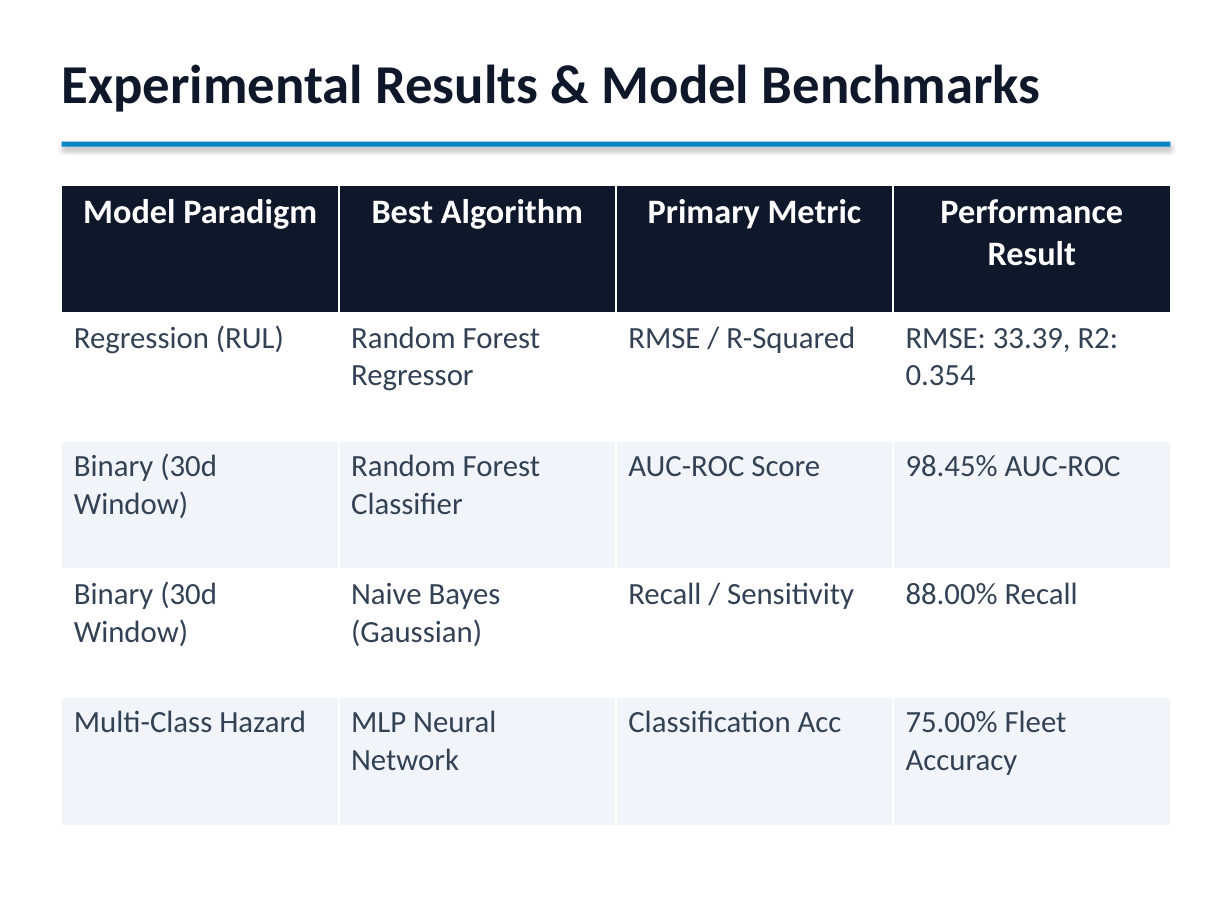
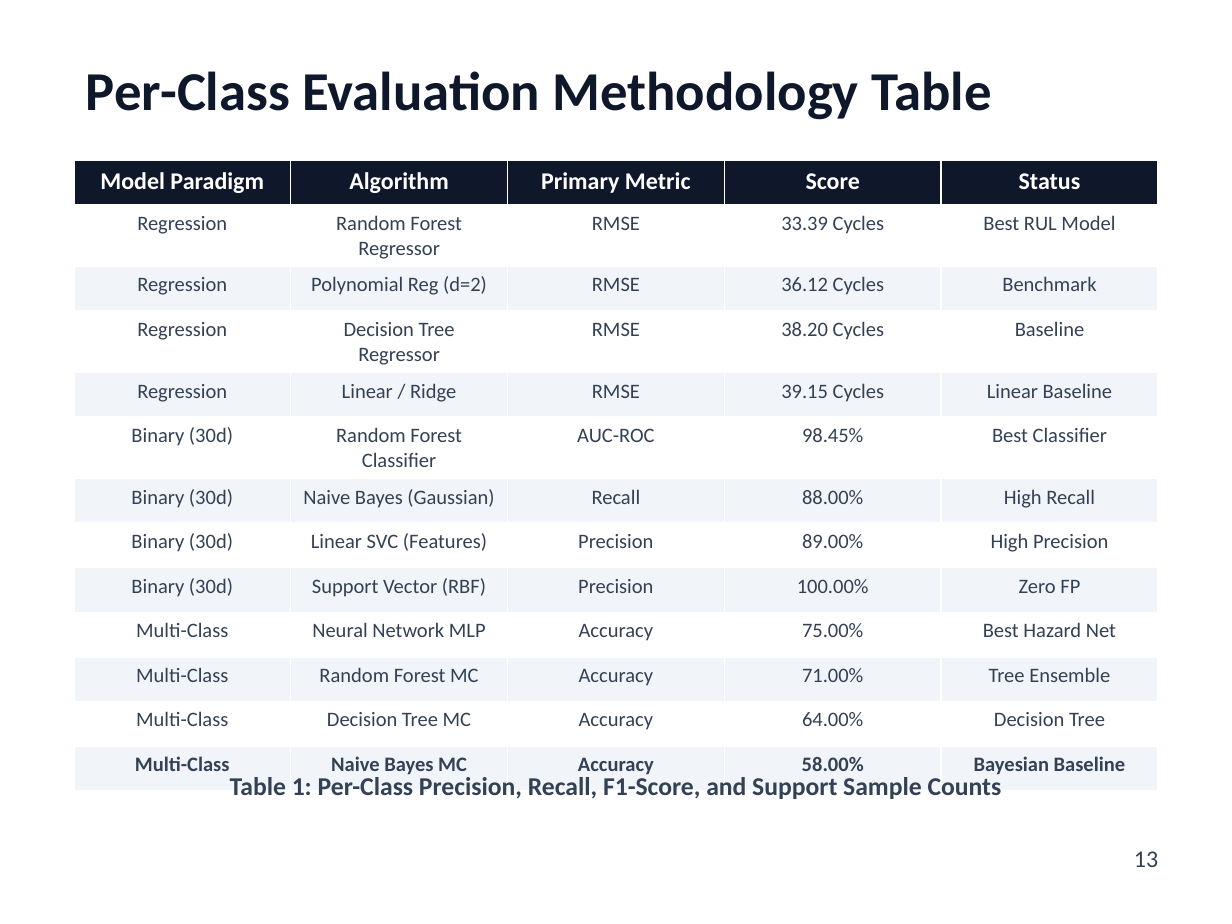
Before and after one commit to PiyushTiwari2051/Predictive-Master, a slide deck: slide 13 of Internship Presentation PPTs Template Final.pptx. Drawn at 1232x924 pixels with LibreOffice and Linux fonts; fonts in the diff are those of the drawing. Boxes give left, top, right and bottom in pixels: in the first picture for what was removed or moved away, otherwise in the second. Text is boxed around its words. In the diff, an @@ line names an element or a change of style, - is before the commit and + after.

```diff
--- a/Internship Presentation PPTs Template Final.pptx
+++ b/Internship Presentation PPTs Template Final.pptx
@@ text at [86,71,991,120]: text changed @@
-Experimental Results & Model Benchmarks
+Per-Class Evaluation Methodology Table
@@ rectangle removed at [62,142,1170,147] @@
@@ table at [74,160,1158,779] @@
-Model Paradigm | Best Algorithm | Primary Metric | Performance Result
-Regression (RUL) | Random Forest Regressor | RMSE / R-Squared | RMSE: 33.39, R2: 0.354
-Binary (30d Window) | Random Forest Classifier | AUC-ROC Score | 98.45% AUC-ROC
-Binary (30d Window) | Naive Bayes (Gaussian) | Recall / Sensitivity | 88.00% Recall
-Multi-Class Hazard | MLP Neural Network | Classification Acc | 75.00% Fleet Accuracy
+Model Paradigm | Algorithm | Primary Metric | Score | Status
+Regression | Random Forest Regressor | RMSE | 33.39 Cycles | Best RUL Model
+Regression | Polynomial Reg (d=2) | RMSE | 36.12 Cycles | Benchmark
+Regression | Decision Tree Regressor | RMSE | 38.20 Cycles | Baseline
+Regression | Linear / Ridge | RMSE | 39.15 Cycles | Linear Baseline
+Binary (30d) | Random Forest Classifier | AUC-ROC | 98.45% | Best Classifier
+Binary (30d) | Naive Bayes (Gaussian) | Recall | 88.00% | High Recall
+Binary (30d) | Linear SVC (Features) | Precision | 89.00% | High Precision
+Binary (30d) | Support Vector (RBF) | Precision | 100.00% | Zero FP
+Multi-Class | Neural Network MLP | Accuracy | 75.00% | Best Hazard Net
+Multi-Class | Random Forest MC | Accuracy | 71.00% | Tree Ensemble
+Multi-Class | Decision Tree MC | Accuracy | 64.00% | Decision Tree
+Multi-Class | Naive Bayes MC | Accuracy | 58.00% | Bayesian Baseline
@@ table: place and size @@
-table at [62,185,1170,825]
+table at [74,160,1158,779]
@@ text added at [230,774,1002,799], 15 pt, text #334155, bold @@
+Table 1: Per-Class Precision, Recall, F1-Score, and Support Sample Counts
@@ text added at [1134,851,1158,867], 14 pt, text #334155 @@
+13
```
Also in this commit, not shown: 4 other slides changed, 13 slides added, 12 slides removed, 1 other file.
